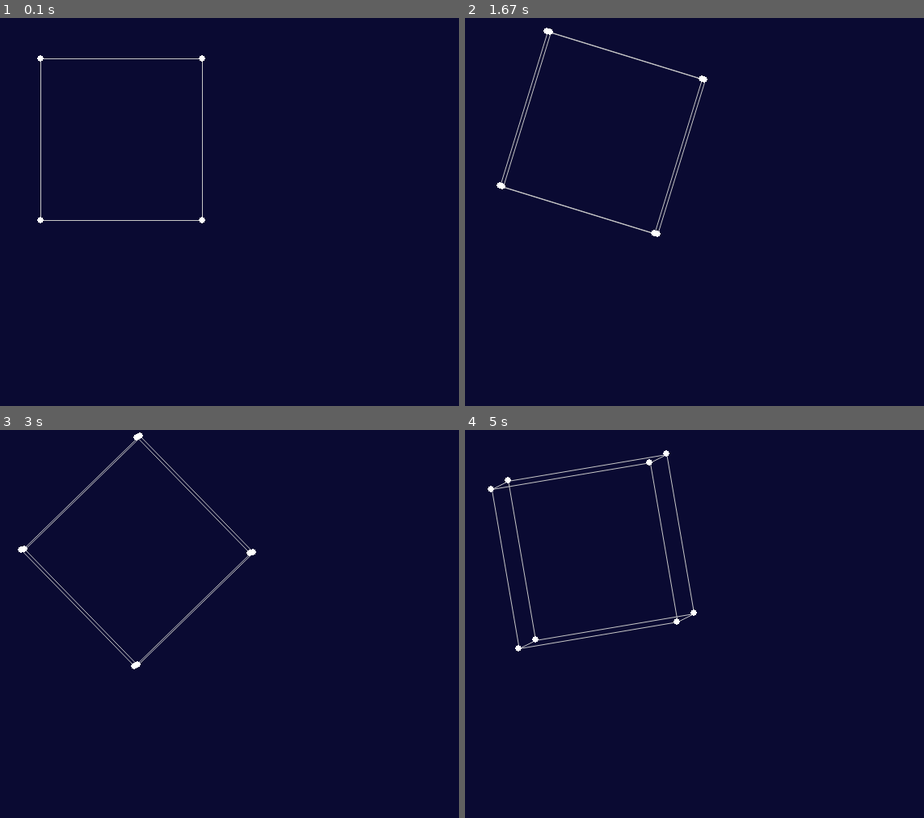
Above: before the commit, frames 1-4 (two rows, left to right).
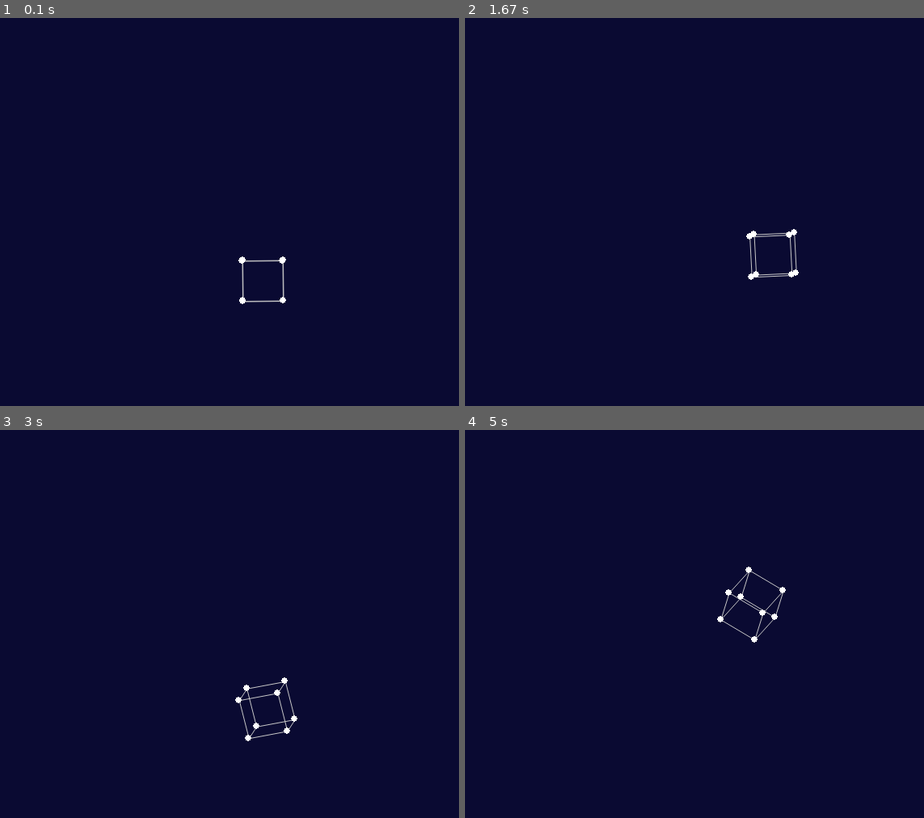
Above: after the commit, the same moments.

Repository: saubun/python-repo
Game: pygame game, started from src/3dTest.py
Two runs of this game, one before a commit and one after it. Both use one fixed random seed, a clock stepped at 60 frames per second and the inputs below.
Inputs:
- Up to frame 1 (0.1 s): no input
- Up to frame 2 (1.67 s): hold Q 0.33-0.8 s; hold Right 0.33-0.8 s; hold Right 0.83-1.3 s; tap Z at 0.9, 1.2, 1.4 s; tap = at 0.98 s; hold Up 1.33-1.63 s; hold W 1.33-1.63 s; tap - at 1.48 s
- Up to frame 3 (3 s): hold Right 1.67-2.13 s; tap Z at 1.73, 2.03, 2.23, 2.53, 2.8 s; hold Left 2.17-2.7 s; hold A 2.17-2.7 s; tap = at 2.32 s; hold Down from 2.73 s (still down); hold S from 2.73 s (still down); tap - at 2.88 s
- Up to frame 4 (5 s): release Down at 3.03 s; release S at 3.03 s; hold Left 3.07-3.47 s; hold A 3.07-3.47 s; tap Z at 3.13, 3.43, 3.57, 3.97, 4.27, 4.63 s; hold Up 3.5-3.87 s; hold W 3.5-3.87 s; tap = at 3.65 s; hold Right 3.9-4.53 s; tap - at 4.05 s; hold Down 4.57-4.93 s; hold S 4.57-4.93 s; hold Left from 4.97 s (still down); hold A from 4.97 s (still down)

The runs differ from the first frame. In frame 1, 0.6% of the frame differs, in the area x 8-63%, y 9-74%; in frame 2, 1.2%; in frame 3, 1.2%; in frame 4, 1.5%, in the area x 4-70%, y 5-58%.

Commit message:
cube of death

Diff:
--- a/src/3dTest.py
+++ b/src/3dTest.py
@@ -1,9 +1,10 @@
 import pygame
-import math
+import numpy as np
 
 WIDTH = 600
 HEIGHT = 480
 FPS = 60
+counter = 0
 
 WHITE = (255, 255, 255)
 BLACK = (0, 0, 0)
@@ -32,90 +33,102 @@
         self.stop = stop
 
 
+def translationMatrix(dx=0, dy=0, dz=0):
+    '''Return a matrix for translation along a vector (dx, dy, dz)'''
+
+    return np.array([[1, 0, 0, 0],
+                     [0, 1, 0, 0],
+                     [0, 0, 1, 0],
+                     [dx, dy, dz, 1]])
+
+
+def scaleMatrix(sx=0, sy=0, sz=0):
+    '''Return a matrix for scaling all axes centered on point (sx, sy, sz)'''
+
+    return np.array([[sx, 0, 0, 0],
+                     [0, sy, 0, 0],
+                     [0, 0, sz, 0],
+                     [0, 0, 0, 1]])
+
+
+def rotateXMatrix(radians):
+    '''Return a matrix for rotating about the x-axis by given radians'''
+
+    c = np.cos(radians)
+    s = np.sin(radians)
+
+    return np.array([[1, 0, 0, 0],
+                     [0, c, -s, 0],
+                     [0, s, c, 0],
+                     [0, 0, 0, 1]])
+
+
+def rotateYMatrix(radians):
+    '''Return a matrix for rotating about the y-axis by given radians'''
+
+    c = np.cos(radians)
+    s = np.sin(radians)
+
+    return np.array([[c, 0, s, 0],
+                     [0, 1, 0, 0],
+                     [-s, 0, c, 0],
+                     [0, 0, 0, 1]])
+
+
+def rotateZMatrix(radians):
+    '''Return a matrix for rotating about the z-axis by given radians'''
+
+    c = np.cos(radians)
+    s = np.sin(radians)
+
+    return np.array([[c, -s, 0, 0],
+                     [s, c, 0, 0],
+                     [0, 0, 1, 0],
+                     [0, 0, 0, 1]])
+
+
 class WireFrame:
     '''The surface created bound by multiple edges'''
 
     def __init__(self):
-        self.nodes = []
+        self.nodes = np.zeros((0, 4))
         self.edges = []
 
-    def addNodes(self, nodeList):
-        '''Append nodes to the WireFrame's Node List'''
-        for node in nodeList:
-            self.nodes.append(Node(node))
+    def addNodes(self, nodeArray):
+        '''Append nodes to the WireFrame's Node Array'''
+        onesColumn = np.ones((len(nodeArray), 1))
+        onesAdded = np.hstack((nodeArray, onesColumn))
+        self.nodes = np.vstack((self.nodes, onesAdded))
 
     def addEdges(self, edgeList):
         '''Append edges to the WireFrame's Edge List'''
-        for (start, stop) in edgeList:
-            self.edges.append(Edge(self.nodes[start], self.nodes[stop]))
+        self.edges += edgeList
 
     def outputNodes(self):
         '''List the current nodes in the WireFrame object'''
         print("\nNodes:")
-        for i, node, in enumerate(self.nodes):
-            print(f"{i}: ({node.x}, {node.y}, {node.z})")
+        for i, (x, y, z, _), in enumerate(self.nodes):
+            print(f"{i}: ({x}, {y}, {z})")
 
     def outputEdges(self):
         '''List the current edges in the WireFrame object'''
         print("\nEdges:")
-        for i, edge, in enumerate(self.edges):
-            print(f'{i}: ({edge.start.x}, {edge.start.y}, {edge.start.z})' +
-                  f' to ({edge.stop.x}, {edge.stop.y}, {edge.stop.z})')
-
-    def translate(self, axis, d):
-        '''Translate each node of a wireframe by d along a given axis'''
-
-        if axis in ['x', 'y', 'z']:
-            for node in self.nodes:
-                setattr(node, axis, getattr(node, axis) + d)
-
-    def scale(self, centerX, centerY, scale):
-        '''Scale the WireFrame from the center of the screen'''
-
-        for node in self.nodes:
-            node.x = centerX + scale * (node.x - centerX)
-            node.y = centerY + scale * (node.y - centerY)
-            node.z *= scale
+        for i, (node1, node2) in enumerate(self.edges):
+            print(f'{i}: {node1} -> {node2}')
+
+    def transform(self, matrix):
+        '''Apply a transformation defined by given a matrix'''
+        self.nodes = np.dot(self.nodes, matrix)
 
     def findCenter(self):
         '''Find the center of the WireFrame'''
 
         numNodes = len(self.nodes)
-        meanX = sum([node.x for node in self.nodes]) / numNodes
-        meanY = sum([node.y for node in self.nodes]) / numNodes
-        meanZ = sum([node.z for node in self.nodes]) / numNodes
+        meanX = sum([node[0] for node in self.nodes]) / numNodes
+        meanY = sum([node[1] for node in self.nodes]) / numNodes
+        meanZ = sum([node[2] for node in self.nodes]) / numNodes
 
         return (meanX, meanY, meanZ)
-
-    def rotateZ(self, cx, cy, cz, radians):
-        '''Rotate WireFrame along the Z axis'''
-        for node in self.nodes:
-            x = node.x - cx
-            y = node.y - cy
-            d = math.hypot(y, x)
-            theta = math.atan2(y, x) + radians
-            node.x = cx + d * math.cos(theta)
-            node.y = cy + d * math.sin(theta)
-
-    def rotateX(self, cx, cy, cz, radians):
-        '''Rotate WireFrame along the X axis'''
-        for node in self.nodes:
-            y = node.y - cy
-            z = node.z - cz
-            d = math.hypot(y, z)
-            theta = math.atan2(y, z) + radians
-            node.z = cz + d * math.cos(theta)
-            node.y = cy + d * math.sin(theta)
-
-    def rotateY(self, cx, cy, cz, radians):
-        '''Rotate WireFrame along the Y axis'''
-        for node in self.nodes:
-            x = node.x - cx
-            z = node.z - cz
-            d = math.hypot(x, z)
-            theta = math.atan2(x, z) + radians
-            node.z = cz + d * math.cos(theta)
-            node.x = cx + d * math.sin(theta)
 
 
 class ProjectionViewer:
@@ -141,21 +154,23 @@
         running = True
 
         keyToFunction = {
-            pygame.K_LEFT: (lambda x: x.translateAll('x', -10)),
-            pygame.K_RIGHT: (lambda x: x.translateAll('x', 10)),
-            pygame.K_DOWN: (lambda x: x.translateAll('y', 10)),
-            pygame.K_UP: (lambda x: x.translateAll('y', -10)),
-            pygame.K_EQUALS: (lambda x: x.scaleAll(1.25)),
-            pygame.K_MINUS: (lambda x: x.scaleAll(0.8)),
-            pygame.K_q: (lambda x: x.rotateAll('X', 0.1)),
-            pygame.K_w: (lambda x: x.rotateAll('X', -0.1)),
-            pygame.K_a: (lambda x: x.rotateAll('Y', 0.1)),
-            pygame.K_s: (lambda x: x.rotateAll('Y', -0.1)),
-            pygame.K_z: (lambda x: x.rotateAll('Z', 0.1)),
-            pygame.K_x: (lambda x: x.rotateAll('Z', -0.1)),
+            pygame.K_LEFT: (lambda x: x.translateAll([-10, 0, 0])),
+            pygame.K_RIGHT: (lambda x: x.translateAll([10, 0, 0])),
+            pygame.K_DOWN: (lambda x: x.translateAll([0, 10, 0])),
+            pygame.K_UP: (lambda x: x.translateAll([0, -10, 0])),
+            pygame.K_EQUALS: (lambda x: x.scaleAll([1.25, 1.25, 1.25])),
+            pygame.K_MINUS: (lambda x: x.scaleAll([0.8, 0.8, 0.8])),
+            pygame.K_q: (lambda x: x.rotateAll('x', 0.1)),
+            pygame.K_w: (lambda x: x.rotateAll('x', -0.1)),
+            pygame.K_a: (lambda x: x.rotateAll('y', 0.1)),
+            pygame.K_s: (lambda x: x.rotateAll('y', -0.1)),
+            pygame.K_z: (lambda x: x.rotateAll('z', -0.1)),
+            pygame.K_x: (lambda x: x.rotateAll('z', 0.1)),
         }
 
         while running:
+            clock.tick(FPS)
+
             for event in pygame.event.get():
                 if event.type == pygame.QUIT:
                     running = False
@@ -175,61 +190,73 @@
 
         self.screen.fill(self.backgroundColor)
 
+        global counter
+        counter += 0.001
+
         for wireframe in self.wireframes.values():
             if self.displayEdges:
-                for edge in wireframe.edges:
+                for n1, n2 in wireframe.edges:
                     pygame.draw.aaline(self.screen, self.edgeColor,
-                                       (edge.start.x, edge.start.y),
-                                       (edge.stop.x, edge.stop.y), 1)
+                                       wireframe.nodes[n1][:2],
+                                       wireframe.nodes[n2][:2], 1)
             if self.displayNodes:
                 for node in wireframe.nodes:
                     pygame.draw.circle(self.screen, self.nodeColor,
-                                       (int(node.x), int(node.y)),
+                                       (int(node[0]), int(node[1])),
                                        self.nodeRadius, 0)
 
-    def translateAll(self, axis, d):
+            matrix = rotateXMatrix(counter)
+            wireframe.transform(matrix)
+            matrix = rotateYMatrix(counter)
+            wireframe.transform(matrix)
+            matrix = rotateZMatrix(counter)
+            wireframe.transform(matrix)
+
+    def translateAll(self, vector):
         '''Translate all WireFrames along a given axis by d units'''
 
-        for wireframe in self.wireframes.values():
-            wireframe.translate(axis, d)
-
-    def scaleAll(self, scale):
-        '''Scale all wireframes by a given scale,
+        matrix = translationMatrix(*vector)
+        for wireframe in self.wireframes.values():
+            wireframe.transform(matrix)
+
+    def scaleAll(self, vector):
+        '''Scale all wireframes by a given vector,
            centered on the center of the screen'''
 
-        centerX = self.width / 2
-        centerY = self.height / 2
-
-        for wireframe in self.wireframes.values():
-            wireframe.scale(centerX, centerY, scale)
+        matrix = scaleMatrix(*vector)
+        for wireframe in self.wireframes.values():
+            wireframe.transform(matrix)
 
     def rotateAll(self, axis, theta):
         '''Rotate all wireframes along the given axis by the given angle'''
 
-        rotateFunction = 'rotate' + axis.upper()
-
-        for wireframe in self.wireframes.values():
-            center = wireframe.findCenter()
-            try:
-                getattr(wireframe, rotateFunction)(*center, theta)
-            except Exception:
+        axis = axis.lower()
+        for wireframe in self.wireframes.values():
+            if axis in ['x', 'y', 'z']:
+                if axis == 'x':
+                    matrix = rotateXMatrix(theta)
+                elif axis == 'y':
+                    matrix = rotateYMatrix(theta)
+                elif axis == 'z':
+                    matrix = rotateZMatrix(theta)
+                wireframe.transform(matrix)
+            else:
                 print("Invalid axis provided in rotateAll()")
 
 
 def main():
     '''Main function containing everything'''
 
-    # Calculate nodes and edges of a cube
-    r = (50, 250)
+    # Calculate nodes of a cube
+    r = (WIDTH/2, WIDTH/2 + 50)
     cubeNodes = [(x, y, z) for x in r for y in r for z in r]
-    cubeEdges = [(n, n + 4) for n in range(0, 4)]
-    cubeEdges += [(n, n + 1) for n in range(0, 8, 2)]
-    cubeEdges += [(n, n + 2) for n in (0, 1, 4, 5)]
 
     # Create a WireFrame
     cube = WireFrame()
-    cube.addNodes(cubeNodes)
-    cube.addEdges(cubeEdges)
+    cube.addNodes(np.array(cubeNodes))
+    cube.addEdges([(n, n + 4) for n in range(0, 4)])
+    cube.addEdges([(n, n + 1) for n in range(0, 8, 2)])
+    cube.addEdges([(n, n + 2) for n in (0, 1, 4, 5)])
 
     # Create display
     pv = ProjectionViewer(WIDTH, HEIGHT)
